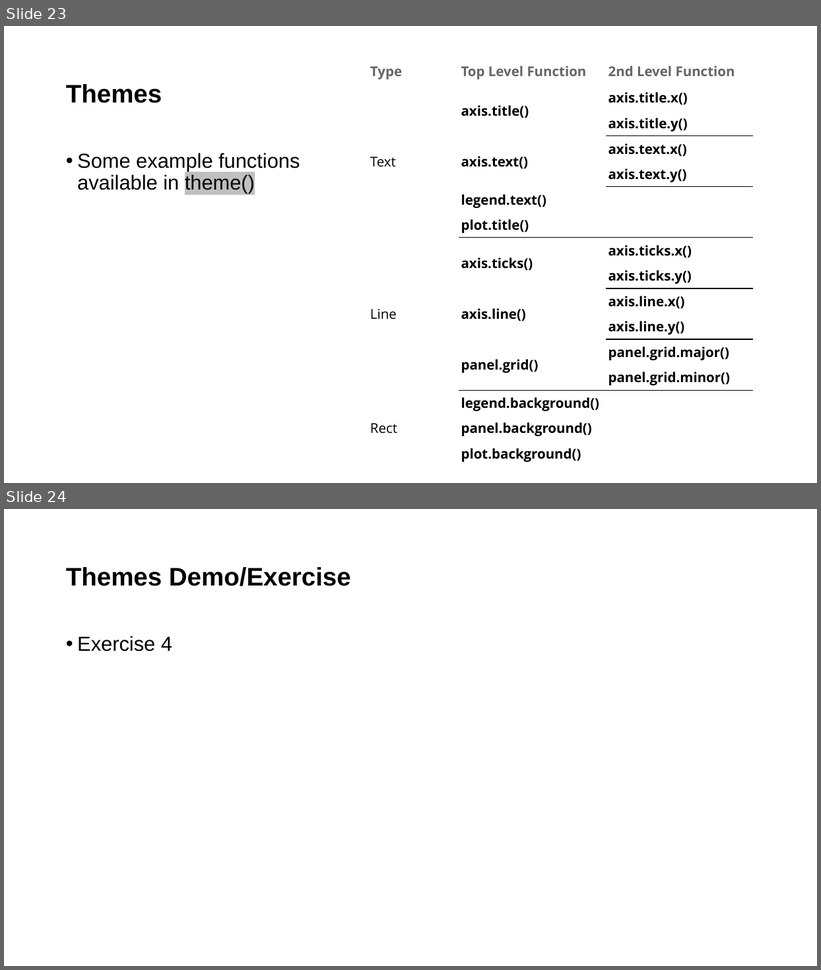
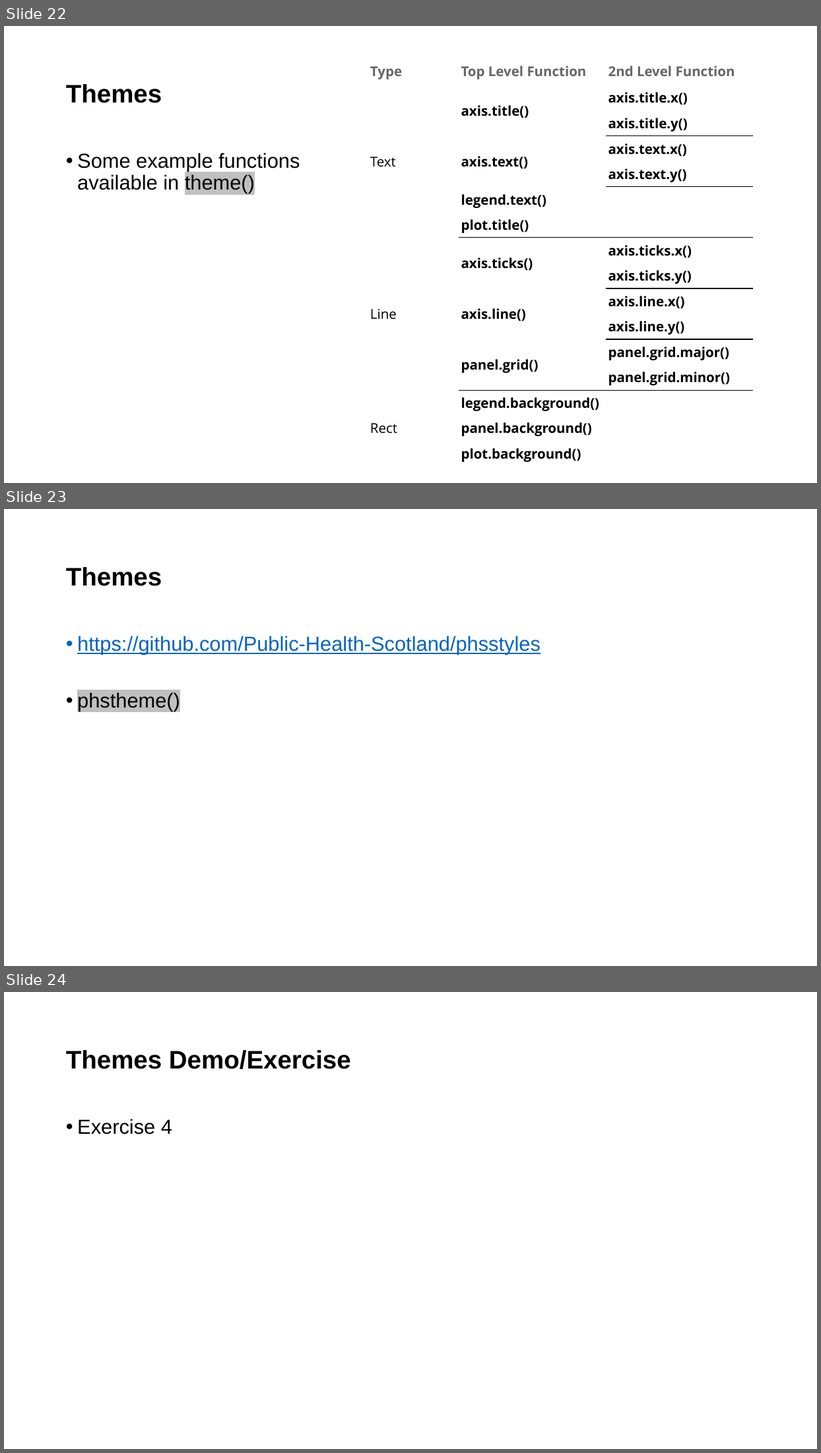
Before and after one commit to Public-Health-Scotland/ATI-ggplot-training, a slide deck: Introduction to ggplot.pptx. Shown one above the other, each under a label of ours: slides 23 and 24 before the commit, slides 22, 23 and 24 after it. The pictures are 821x970 and 821x1453 pixels, drawn with LibreOffice and Linux fonts; fonts in the diff are those of the drawing; background and template pictures are left out. Boxes give left, top, right and bottom in pixels: in the first picture for what was removed or moved away, otherwise in the second. Text is boxed around its words. In the diff, an @@ line names an element or a change of style, - is before the commit and + after.

Commit message:
update ppt. add themes_phs to examples

```diff
--- a/Introduction to ggplot.pptx
+++ b/Introduction to ggplot.pptx
@@ slide 23 added at [4, 509, 817, 966], background picture (left out) @@
@@ title added at [66, 567, 162, 586], 30 pt, text #000000, bold @@
+Themes
@@ text added at [77, 636, 541, 712], 24 pt, text #0563C1, underline @@
+• https://github.com/Public-Health-Scotland/phsstyles
+• phstheme()
@@ what was slide 23 is now slide 22 @@
```
Also in this commit, not shown: 2 slides changed, 1 other slide added, 1 slide removed, 1 other file.
